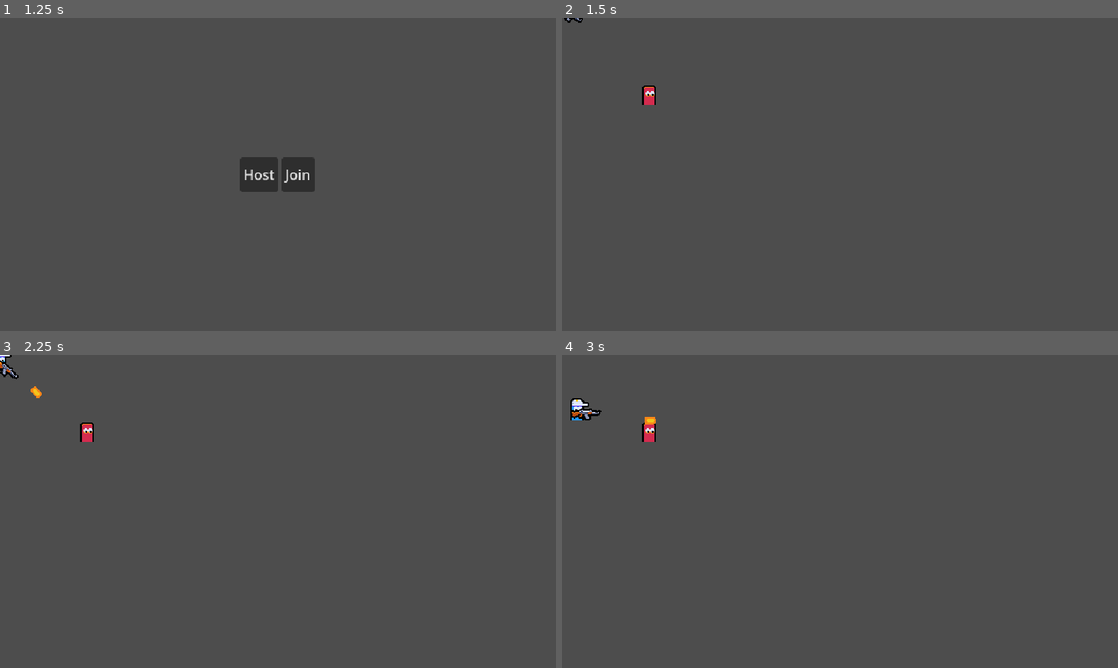
Above: before the commit, frames 1-4 (two rows, left to right).
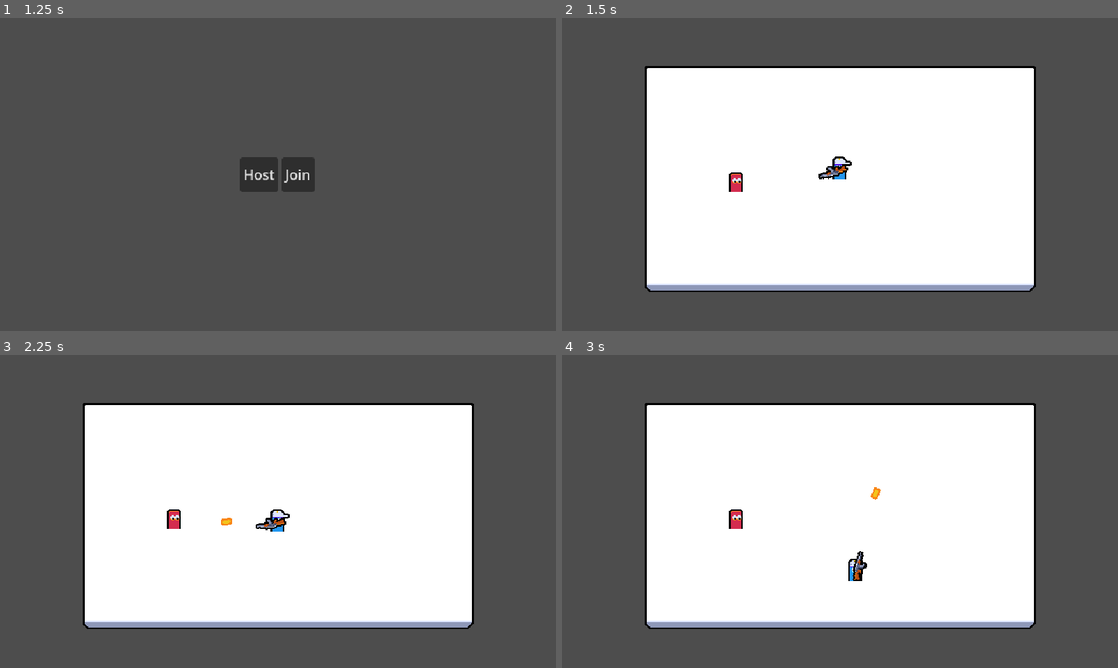
Above: after the commit, the same moments.

Repository: VictorPrazeres/2DMultiplayer
Game: Godot game, scene res://ui/main_menu/main_menu.tscn
The game is run twice, just before and just after one commit, with the same random seed, the same clock (stepped at 60 frames per second) and the same inputs.
Inputs (mouse positions are in pixels of both pictures, inside the frame that each line leads up to):
- Up to frame 1 (1.25 s): tap Enter at 0.5 s; move the mouse to (400, 158) at 0.52 s; press the mouse at (400, 158) at 0.53 s; hold D (move_right) from 0.53 s (still down)
- Up to frame 2 (1.5 s): release D (move_right) at 1.25 s; release the mouse at (962, 158) at 1.25 s; click "Host" at 1.25 s
- Up to frame 3 (2.25 s): tap Space at 2 s; move the mouse to (166, 527) at 2.02 s; hold S (move_down) from 2.03 s (still down); click (166, 527) at 2.1 s
- Up to frame 4 (3 s): move the mouse to (895, 442) at 2.77 s; release S (move_down) at 2.78 s; press the mouse at (895, 442) at 2.78 s; hold D (move_right) from 2.78 s (still down)

Frame 1 is identical in both runs. In frame 2, 51% of the frame differs, in the area x 0-86%, y 0-88%; in frame 3, 51%; in frame 4, 51%, in the area x 1-86%, y 13-88%.

Commit message:
feat(arena): add base arena scene and environment layout
Create the main arena scene with environment collision bounds and level
geometry to provide a play area for player and enemy entities.

Diff:
--- a/entities/enemy/enemy.tscn
+++ b/entities/enemy/enemy.tscn
@@ -15,6 +15,8 @@
 radius = 4.0
 
 [node name="Enemy" type="CharacterBody2D"]
+collision_layer = 0
+motion_mode = 1
 script = ExtResource("1_im2q6")
 
 [node name="MultiplayerSynchronizer" type="MultiplayerSynchronizer" parent="."]
--- a/entities/player/player.tscn
+++ b/entities/player/player.tscn
@@ -14,6 +14,7 @@
 
 [node name="Player" type="CharacterBody2D"]
 collision_layer = 0
+motion_mode = 1
 script = ExtResource("1_symyc")
 
 [node name="PlayerInputSynchronizerComponent" parent="." node_paths=PackedStringArray("aim_root") instance=ExtResource("2_abrql")]
--- a/main.gd
+++ b/main.gd
@@ -4,6 +4,7 @@
 var enemy_scene: PackedScene = preload("uid://dm0754lgs1m7u")
 
 @onready var multiplayer_spawner: MultiplayerSpawner = $MultiplayerSpawner
+@onready var player_spawn_position: Marker2D = $PlayerSpawnPosition
 
 
 func _ready() -> void:
@@ -11,13 +12,14 @@
 		var player = player_scene.instantiate() as Player
 		player.name = str(data.peer_id)
 		player.input_multiplayer_authority = data.peer_id
+		player.global_position = player_spawn_position.global_position
 		return player
 
 	peer_ready.rpc_id(1)
 
 	if is_multiplayer_authority():
 		var enemy = enemy_scene.instantiate() as Node2D
-		enemy.global_position = Vector2.ONE * 100
+		enemy.global_position = Vector2.ONE * 200
 		add_child(enemy)
 
 
--- a/main.tscn
+++ b/main.tscn
@@ -1,6 +1,13 @@
-[gd_scene load_steps=2 format=3 uid="uid://bwtumf0ncui6b"]
+[gd_scene load_steps=5 format=3 uid="uid://bwtumf0ncui6b"]
 
 [ext_resource type="Script" uid="uid://c5axiyf5qkt3a" path="res://main.gd" id="1_ig7tw"]
+[ext_resource type="Texture2D" uid="uid://ecb0nv0fgcv7" path="res://assets/arena.png" id="2_0xm2m"]
+
+[sub_resource type="RectangleShape2D" id="RectangleShape2D_0xm2m"]
+size = Vector2(32, 300)
+
+[sub_resource type="RectangleShape2D" id="RectangleShape2D_h2yge"]
+size = Vector2(500, 32)
 
 [node name="Main" type="Node"]
 script = ExtResource("1_ig7tw")
@@ -8,3 +15,46 @@
 [node name="MultiplayerSpawner" type="MultiplayerSpawner" parent="."]
 _spawnable_scenes = PackedStringArray("uid://dp5836u66xfiw", "uid://dm0754lgs1m7u")
 spawn_path = NodePath("..")
+
+[node name="PlayerSpawnPosition" type="Marker2D" parent="."]
+position = Vector2(320, 185)
+metadata/_edit_lock_ = true
+
+[node name="Arena" type="Sprite2D" parent="."]
+position = Vector2(320, 185)
+texture = ExtResource("2_0xm2m")
+metadata/_edit_lock_ = true
+
+[node name="StaticBodies" type="Node2D" parent="."]
+
+[node name="StaticBody2D" type="StaticBody2D" parent="StaticBodies"]
+position = Vector2(79, 182)
+collision_mask = 0
+
+[node name="CollisionShape2D" type="CollisionShape2D" parent="StaticBodies/StaticBody2D"]
+shape = SubResource("RectangleShape2D_0xm2m")
+metadata/_edit_lock_ = true
+
+[node name="StaticBody2D2" type="StaticBody2D" parent="StaticBodies"]
+position = Vector2(561, 182)
+collision_mask = 0
+
+[node name="CollisionShape2D" type="CollisionShape2D" parent="StaticBodies/StaticBody2D2"]
+shape = SubResource("RectangleShape2D_0xm2m")
+metadata/_edit_lock_ = true
+
+[node name="StaticBody2D3" type="StaticBody2D" parent="StaticBodies"]
+position = Vector2(320, 39)
+collision_mask = 0
+
+[node name="CollisionShape2D" type="CollisionShape2D" parent="StaticBodies/StaticBody2D3"]
+shape = SubResource("RectangleShape2D_h2yge")
+metadata/_edit_lock_ = true
+
+[node name="StaticBody2D4" type="StaticBody2D" parent="StaticBodies"]
+position = Vector2(320, 321)
+collision_mask = 0
+
+[node name="CollisionShape2D" type="CollisionShape2D" parent="StaticBodies/StaticBody2D4"]
+shape = SubResource("RectangleShape2D_h2yge")
+metadata/_edit_lock_ = true
--- a/project.godot
+++ b/project.godot
@@ -57,6 +57,7 @@
 
 [layer_names]
 
+2d_physics/layer_1="Terrain"
 2d_physics/layer_9="Bullet"
 
 [rendering]
Binary file added: assets/arena.png
Not shown, added: assets/arena.png.import
